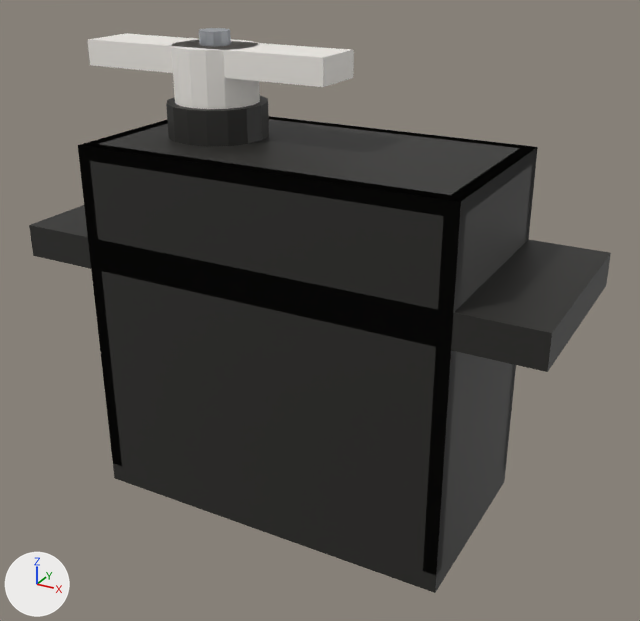
The glTF model authoring/servo-anatomy/out/servo-generic.glb as it was, and as the next commit left it.
Rendered twice from a 50 mm lens placed at (0.0306, -0.0433, 0.0342), pointed at (0.0071, -0.0005, 0.0128). Lighting does not change. The marker at lower left points along +X, +Y and +Z. The picture after the commit comes second. Vertices at exactly the same position are counted once.

Names of what the first picture shows: 'board-and-cover', 'horn', 'upper-case'.
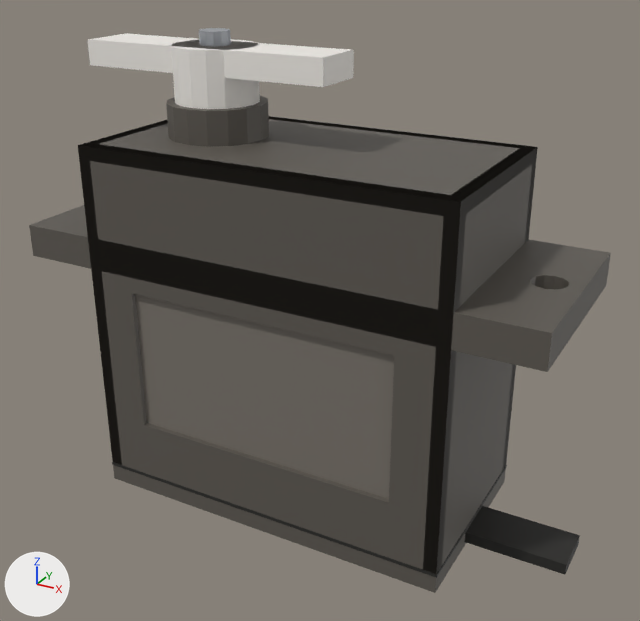
Location of each change, [x1, y1, x2, y2] in pixels of the pictures (640 x 621 px):
```json
{"object": "upper-case", "change": "recoloured, reshaped", "before": [29, 96, 611, 575], "after": [29, 96, 611, 574], "on screen": "black to grey"}
{"object": "board-and-cover", "change": "recoloured, reshaped", "before": [113, 463, 506, 593], "after": [112, 462, 580, 593], "on screen": "19% wider"}
{"part": 1, "of": "me_board_and_cover", "change": "added", "after": [112, 462, 507, 578]}
{"part": 2, "of": "me_board_and_cover", "change": "added", "after": [465, 506, 580, 575], "on screen": "black"}
{"part": 3, "of": "me_upper_case", "change": "added", "after": [31, 146, 610, 574]}
```

Edits to the scene script, one JSON object a line:
```json
{"op": "set", "path": "mat_aili_case.base_color", "old": "(0.0212, 0.0203, 0.0176)", "new": "(0.112, 0.0999, 0.0844)", "note": "black #282724 -> dark grey #5e5952"}
{"op": "add", "block": "mat_aili_label", "code": ["mat_aili_label = principled_material('aili-label')", "mat_aili_label.base_color = (0.195, 0.175, 0.15)  # grey #7a746c", "mat_aili_label.roughness = 0.6"]}
{"op": "add", "block": "mat_aili_seam", "code": ["mat_aili_seam = principled_material('aili-seam')", "mat_aili_seam.base_color = (0.0212, 0.0203, 0.0176)  # black #282724", "mat_aili_seam.roughness = 0.6"]}
{"block": "me_board_and_cover", "where": "# used by ob_board_and_cover; location = (0.0, 0.0, 0.0)"}
{"op": "remove", "block": "me_board_and_cover", "code": "me_board_and_cover.from_pydata(...)  # 16 vertices, 24 faces; spans x -0.0055..0.0175, y -0.0061..0.0061, z 0.0..0.002"}
{"op": "add", "block": "me_board_and_cover", "code": "me_board_and_cover.from_pydata(...)  # 32 vertices, 48 faces; spans x -0.0055..0.0235, y -0.0061..0.0061, z 0.0..0.002"}
{"block": "me_board_and_cover", "change": "me_board_and_cover part 1: a new loose piece, a box spanning x -0.00553..0.01753, y -0.00613..0.00613, z 0.0011..0.0013, in mat_aili_seam (black #282724)"}
{"block": "me_board_and_cover", "change": "me_board_and_cover part 2: a new loose piece, a box spanning x 0.0175..0.0235, y -0.0015..0.0015, z 0.0003..0.001, in mat_aili_seam (black #282724)"}
{"op": "add", "block": "me_board_and_cover", "code": "me_board_and_cover.materials.append(mat_aili_seam)  # black #282724"}
{"block": "me_upper_case", "where": "# used by ob_upper_case; location = (0.0, 0.0, 0.0012)"}
{"op": "remove", "block": "me_upper_case", "code": "me_upper_case.from_pydata(...)  # 68 vertices, 132 faces; spans x -0.0103..0.0223, y -0.0061..0.0061, z 0.0..0.0233"}
{"op": "add", "block": "me_upper_case", "code": "me_upper_case.from_pydata(...)  # 140 vertices, 292 faces; spans x -0.0103..0.0223, y -0.0061..0.0061, z 0.0..0.0233"}
{"block": "me_upper_case", "change": "me_upper_case part 3: 72 vertices added at x -0.0094..0.0214, y -0.0061..0.001, z 0.0038..0.0158"}
{"op": "add", "block": "me_upper_case", "code": "me_upper_case.materials.append(mat_aili_label)  # grey #7a746c"}
```
